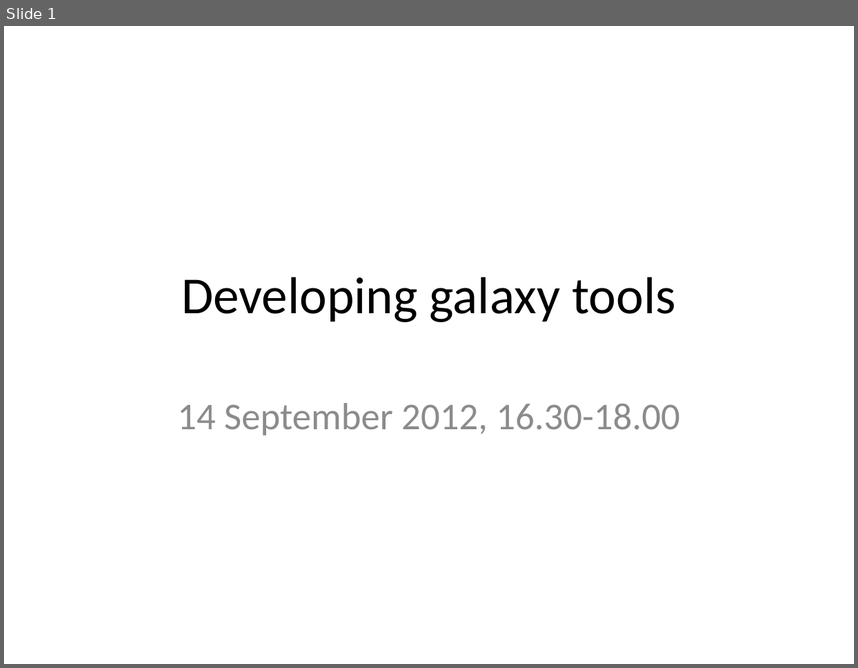
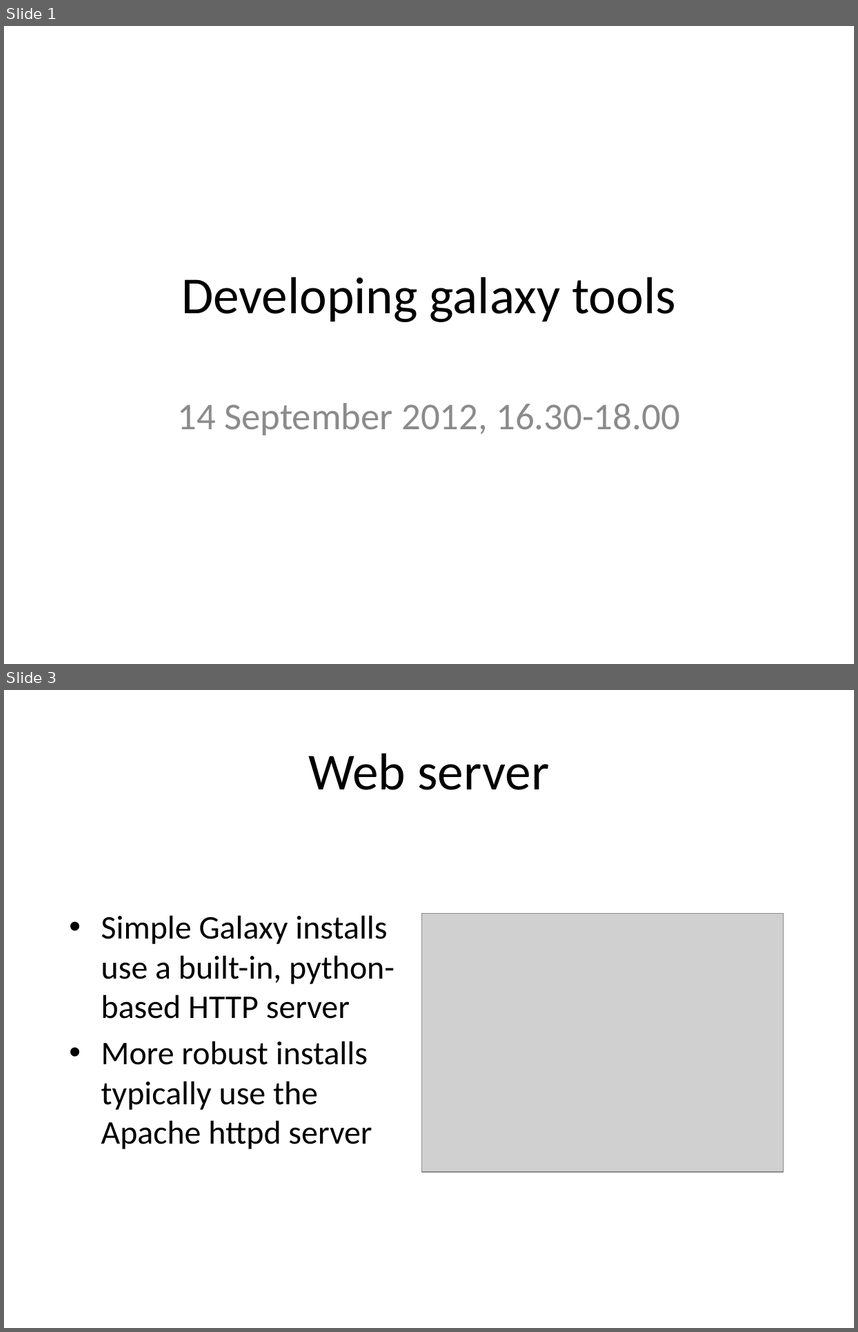
Before and after one commit to rvosa/ngs-workflows, a slide deck: doc/slides/day4/session4/DevelopingGalaxy.pptx. Shown one above the other, each under a label of ours: slide 1 before the commit, slides 1 and 3 after it; the slides between them are not shown. The pictures are 858x668 and 858x1332 pixels, drawn with LibreOffice and Linux fonts; fonts in the diff are those of the drawing; grey boxes stand for pictures. Boxes give left, top, right and bottom in pixels: in the first picture for what was removed or moved away, otherwise in the second. Text is boxed around its words. In the diff, an @@ line names an element or a change of style, - is before the commit and + after.

```diff
--- a/doc/slides/day4/session4/DevelopingGalaxy.pptx
+++ b/doc/slides/day4/session4/DevelopingGalaxy.pptx
@@ slide 3 added at [4,690,854,1328], background #FFFFFF @@
@@ title added at [308,753,550,790], 44 pt, text #000000 @@
+Web server
@@ text added at [101,915,395,1149], 28 pt, text #000000 @@
+• Simple Galaxy installs use a built-in, python-based HTTP server
+• More robust installs typically use the Apache httpd server
@@ picture added at [422,914,784,1172] @@
```
Also in this commit, not shown: 1 slide changed, 10 other slides added, 4 slides removed.
